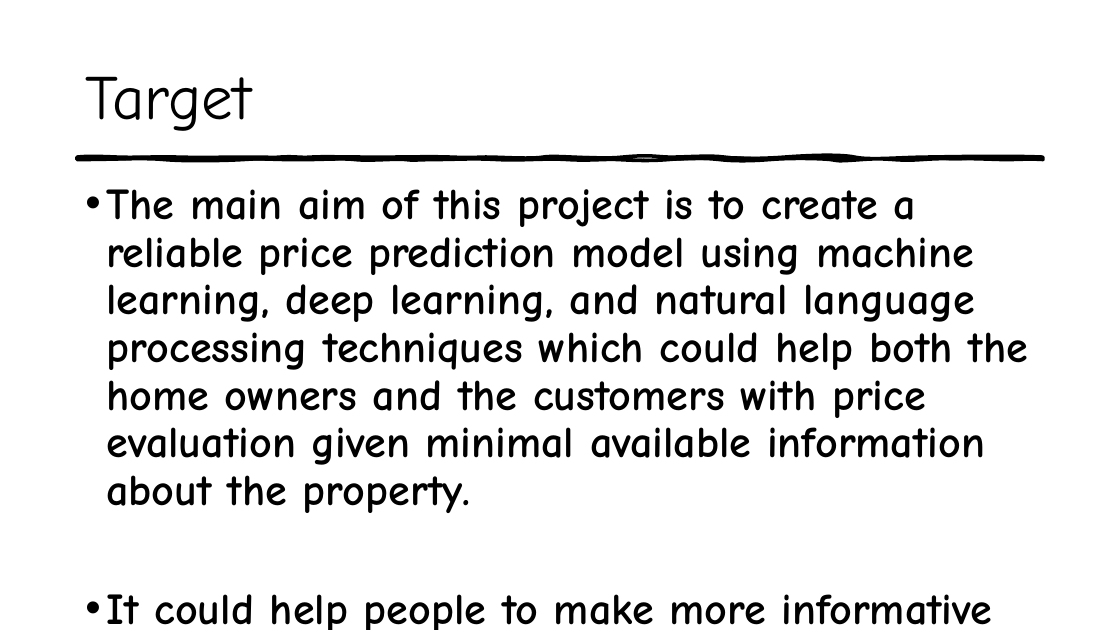
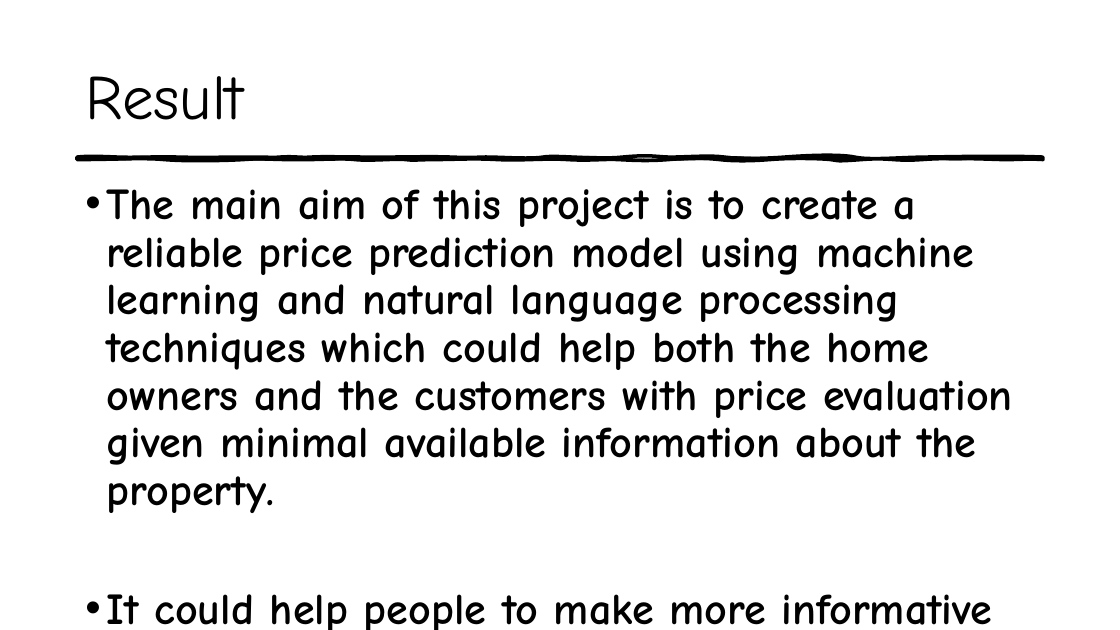
Before and after one commit to kk289/Airbnb-Price-Prediction, a slide deck: slide 8 of Presentation.pptx. Drawn at 1120x630 pixels with LibreOffice and Linux fonts; fonts in the diff are those of the drawing. Boxes give left, top, right and bottom in pixels: in the first picture for what was removed or moved away, otherwise in the second. Text is boxed around its words. In the diff, an @@ line names an element or a change of style, - is before the commit and + after.

Commit message:
Updated

```diff
--- a/Presentation.pptx
+++ b/Presentation.pptx
@@ title at [85,76,244,120]: text changed @@
-Target
+Result
@@ text at [106,189,1013,513]: text changed @@
-• The main aim of this project is to create a reliable price prediction model using machine learning, deep learning, and natural language processing techniques which could help both the home owners and the customers with price evaluation given minimal available information about the property.
+• The main aim of this project is to create a reliable price prediction model using machine learning and natural language processing techniques which could help both the home owners and the customers with price evaluation given minimal available information about the property.
```
